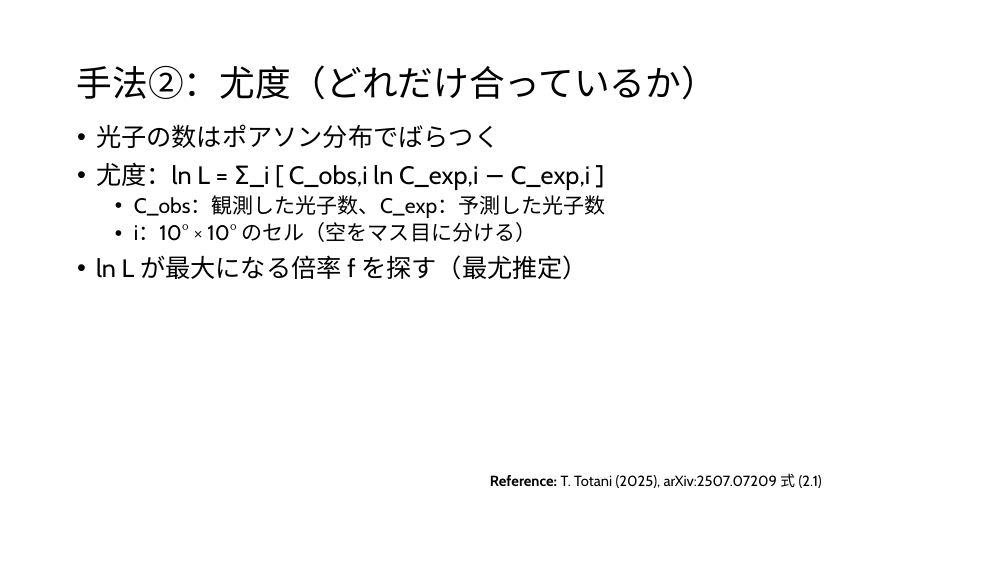
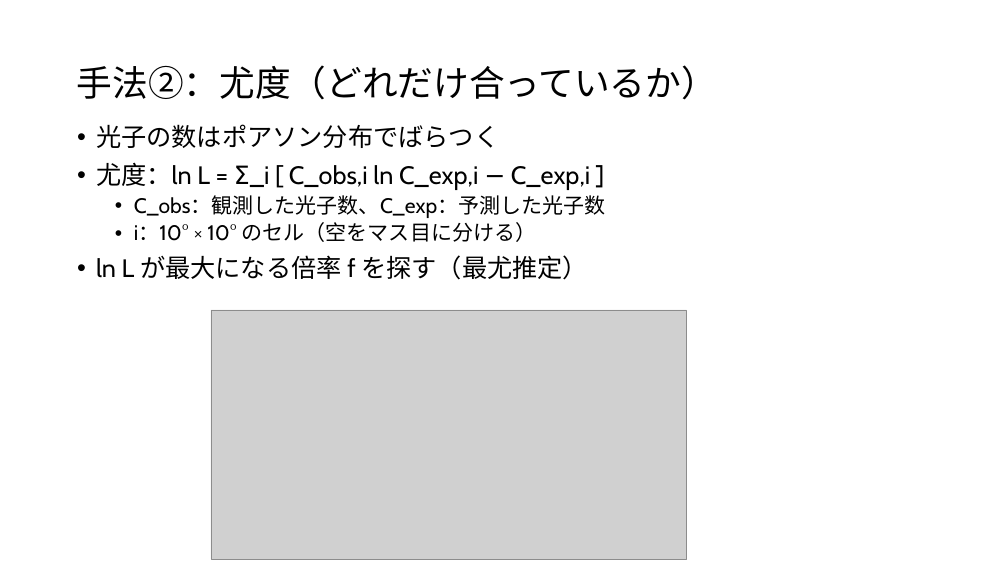
Before and after one commit to Mikann20041029/darkmatter-slides, a slide deck: slide 5 of slides/2026-10-02_研究進捗報告.pptx. Drawn at 1008x567 pixels with LibreOffice and Linux fonts; fonts in the diff are those of the drawing; grey boxes stand for pictures. Boxes give left, top, right and bottom in pixels: in the first picture for what was removed or moved away, otherwise in the second. Text is boxed around its words. In the diff, an @@ line names an element or a change of style, - is before the commit and + after.

```diff
--- a/slides/2026-10-02_研究進捗報告.pptx
+++ b/slides/2026-10-02_研究進捗報告.pptx
@@ picture added at (211, 310, 687, 560) @@
@@ text removed at (490, 473, 822, 488) @@
-Reference: T. Totani (2025), arXiv:2507.07209 式 (2.1)
```
Also in this commit, not shown: 3 other slides changed.
